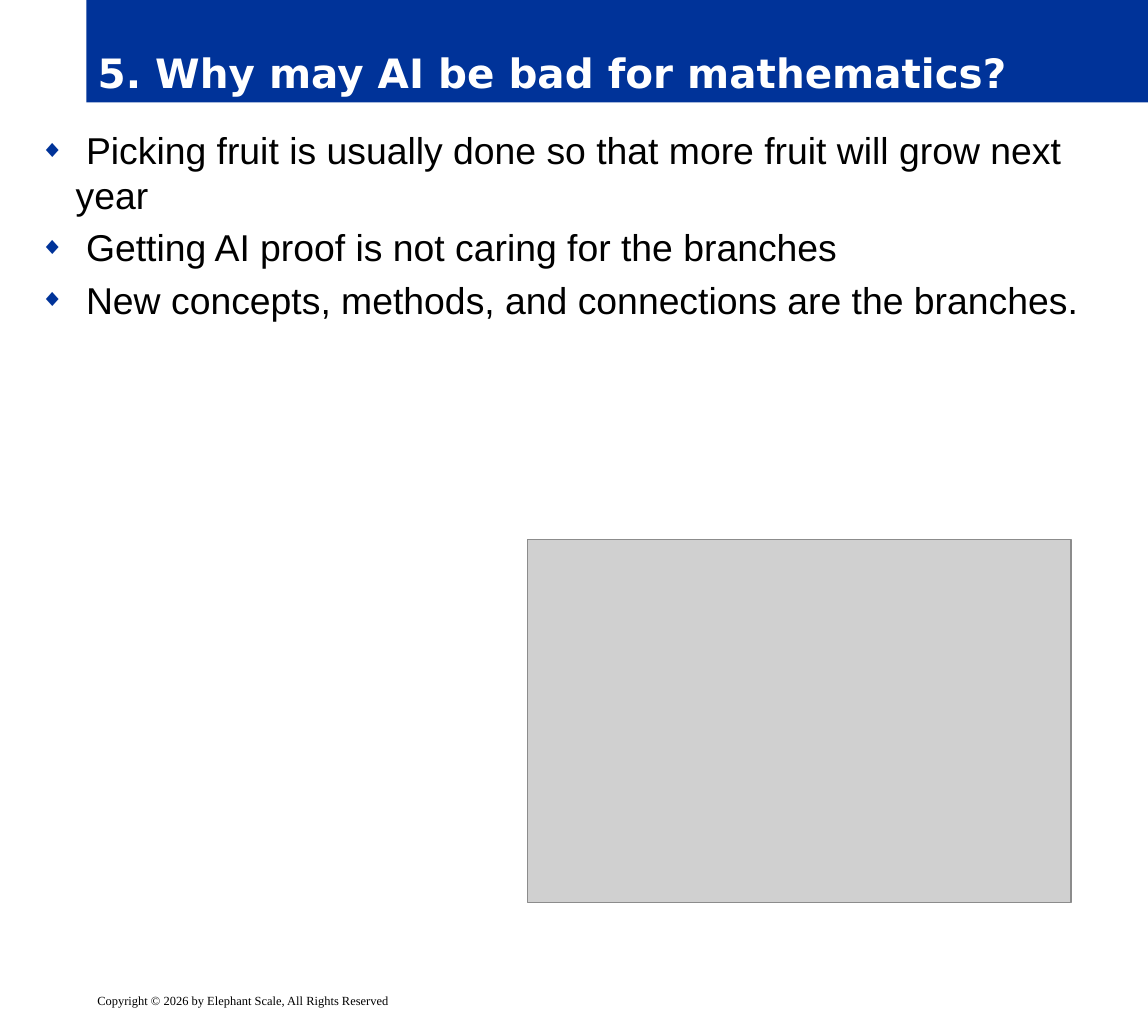
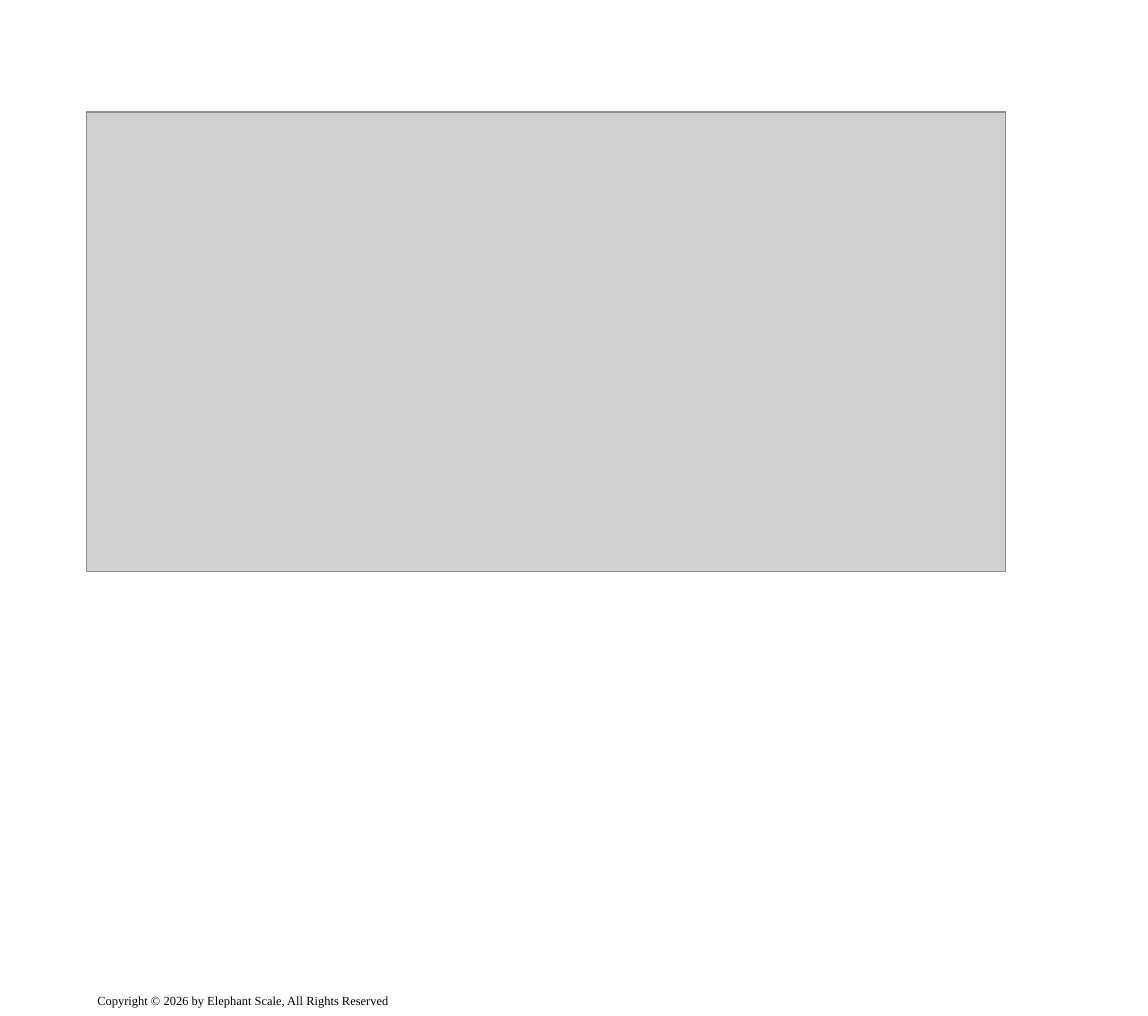
Before and after one commit to elephantscale/OpenAI-labs, a slide deck: slide 11 of 121-Tabular-Foundation-Models-for-Data-Science-Agents/slides/release/01__intro.pptx (slide 7 before the commit). Drawn at 1148x1016 pixels with LibreOffice and Linux fonts; fonts in the diff are those of the drawing; grey boxes stand for pictures; background and template pictures are left out. Boxes give left, top, right and bottom in pixels: in the first picture for what was removed or moved away, otherwise in the second. Text is boxed around its words. In the diff, an @@ line names an element or a change of style, - is before the commit and + after.

```diff
--- a/121-Tabular-Foundation-Models-for-Data-Science-Agents/slides/release/01__intro.pptx
+++ b/121-Tabular-Foundation-Models-for-Data-Science-Agents/slides/release/01__intro.pptx
@@ title removed at bbox=[86, 0, 1148, 102] @@
-5. Why may AI be bad for mathematics?
@@ picture added at bbox=[86, 112, 1006, 572] @@
@@ text removed at bbox=[76, 137, 1078, 321] @@
-◆ Picking fruit is usually done so that more fruit will grow next year
-◆ Getting AI proof is not caring for the branches
-◆ New concepts, methods, and connections are the branches.
@@ picture removed at bbox=[528, 540, 1072, 903] @@
```
Also in this commit, not shown: 9 other slides changed, 12 slides added, 1 other file.
